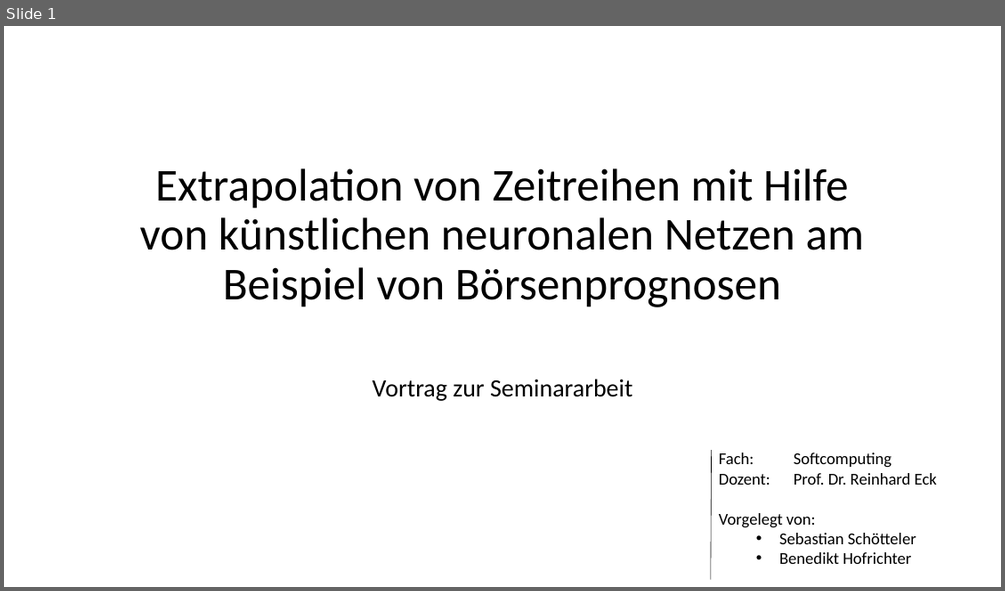
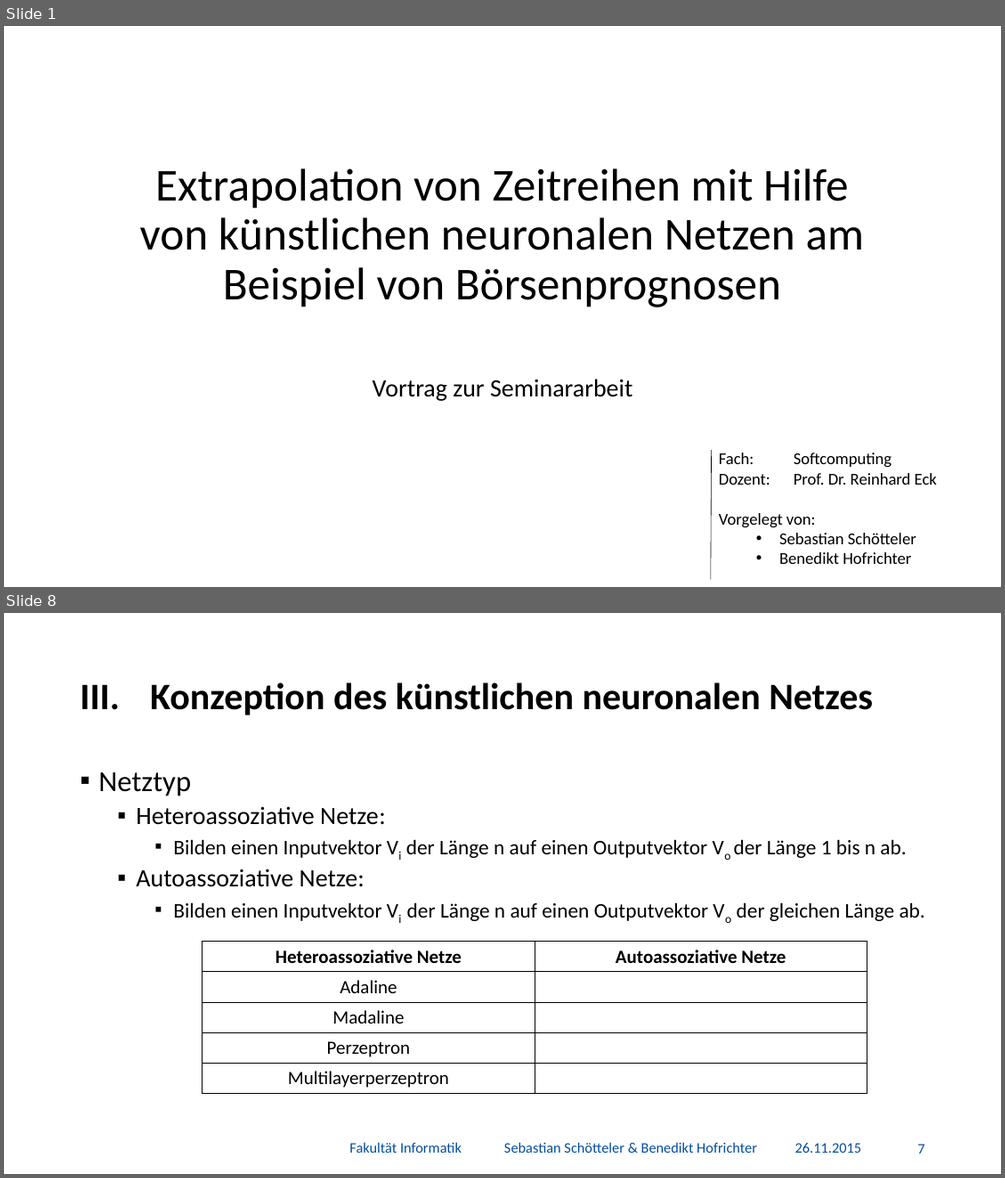
Before and after one commit to BenediktGitGit/soco15, a slide deck: 3b) Vortrag/Präsentation.pptx. Shown one above the other, each under a label of ours: slide 1 before the commit, slides 1 and 8 after it; the slides between them are not shown. The pictures are 1005x591 and 1005x1178 pixels, drawn with LibreOffice and Linux fonts; fonts in the diff are those of the drawing; background and template pictures are left out. Boxes give left, top, right and bottom in pixels: in the first picture for what was removed or moved away, otherwise in the second. Text is boxed around its words. In the diff, an @@ line names an element or a change of style, - is before the commit and + after.

```diff
--- a/3b) Vortrag/Präsentation.pptx
+++ b/3b) Vortrag/Präsentation.pptx
@@ slide 8 added at box(4, 613, 1001, 1174), background #FFFFFF @@
@@ title added at box(150, 682, 873, 715), 36 pt, text #000000, bold @@
+III. Konzeption des künstlichen neuronalen Netzes
@@ text added at box(98, 772, 925, 921), 20 pt, text #000000 @@
+▪ Netztyp
+  ▪ Heteroassoziative Netze :
+    ▪ Bilden einen Inputvektor Vi der Länge n auf einen Outputvektor Vo der Länge 1 bis n ab.
+  ▪ Autoassoziative Netze:
+    ▪ Bilden einen Inputvektor Vi der Länge n auf einen Outputvektor Vo der gleichen Länge ab.
@@ table added at box(202, 941, 866, 1093), 5 rows, 2 columns @@
+Heteroassoziative Netze | Autoassoziative Netze
+Adaline | 
+Madaline | 
+Perzeptron | 
+Multilayerperzeptron | 
@@ text added at box(349, 1142, 757, 1152), 14 pt, text #034DA2 @@
+Fakultät Informatik Sebastian Schötteler & Benedikt Hofrichter
@@ text added at box(795, 1143, 861, 1152), 14 pt, text #034DA2 @@
+26.11.2015
@@ page number added at box(917, 1143, 924, 1153), 14 pt, text #034DA2 @@
+7
```
Also in this commit, not shown: 20 slides changed, 12 other slides added.
